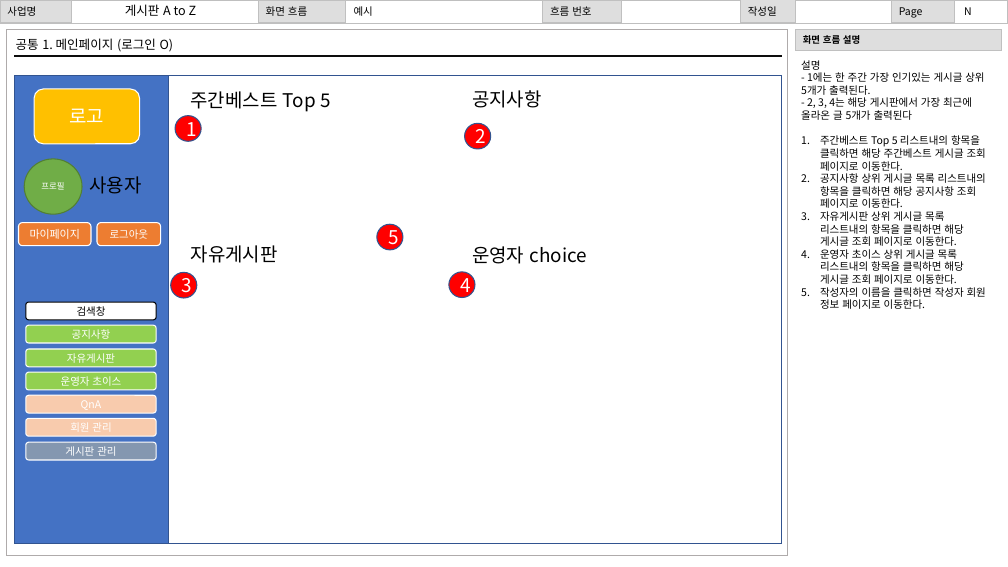
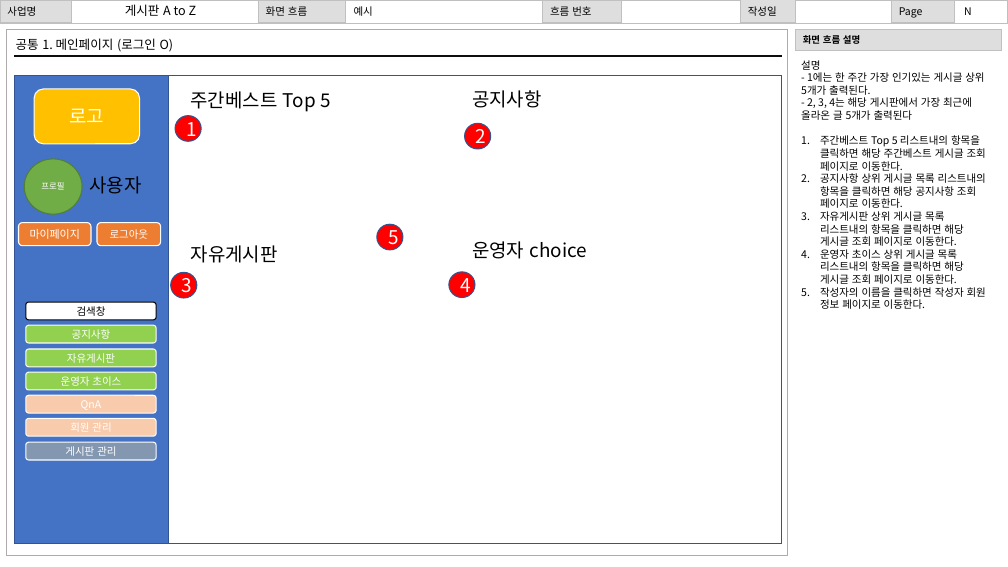
Before and after one commit to gihangShin/test, a slide deck: slide 4 of 화면설계서_2022_07_18.pptx. Drawn at 1008x567 pixels with LibreOffice and Linux fonts; fonts in the diff are those of the drawing. Boxes give left, top, right and bottom in pixels: in the first picture for what was removed or moved away, otherwise in the second. Text is boxed around its words. In the diff, an @@ line names an element or a change of style, - is before the commit and + after.

```diff
--- a/화면설계서_2022_07_18.pptx
+++ b/화면설계서_2022_07_18.pptx
@@ text "운영자 choice": place and size @@
-text "운영자 choice" at bbox=[472, 246, 586, 264]
+text "운영자 choice" at bbox=[472, 241, 586, 259]
```
Also in this commit, not shown: 9 other slides changed, 1 slide added, 2 slides removed, 1 other file.
